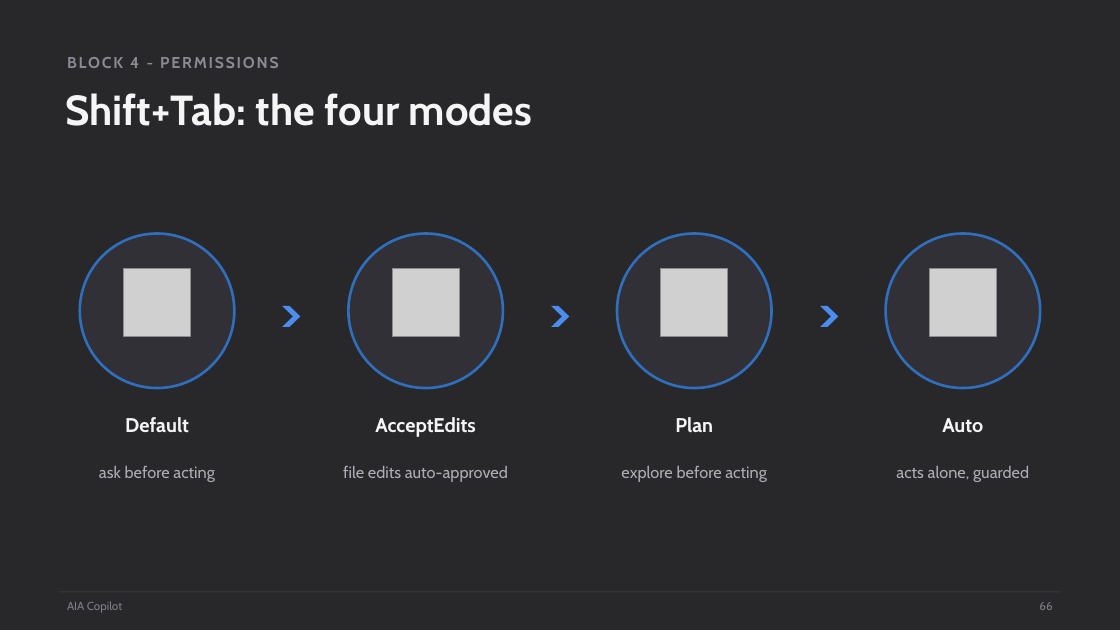
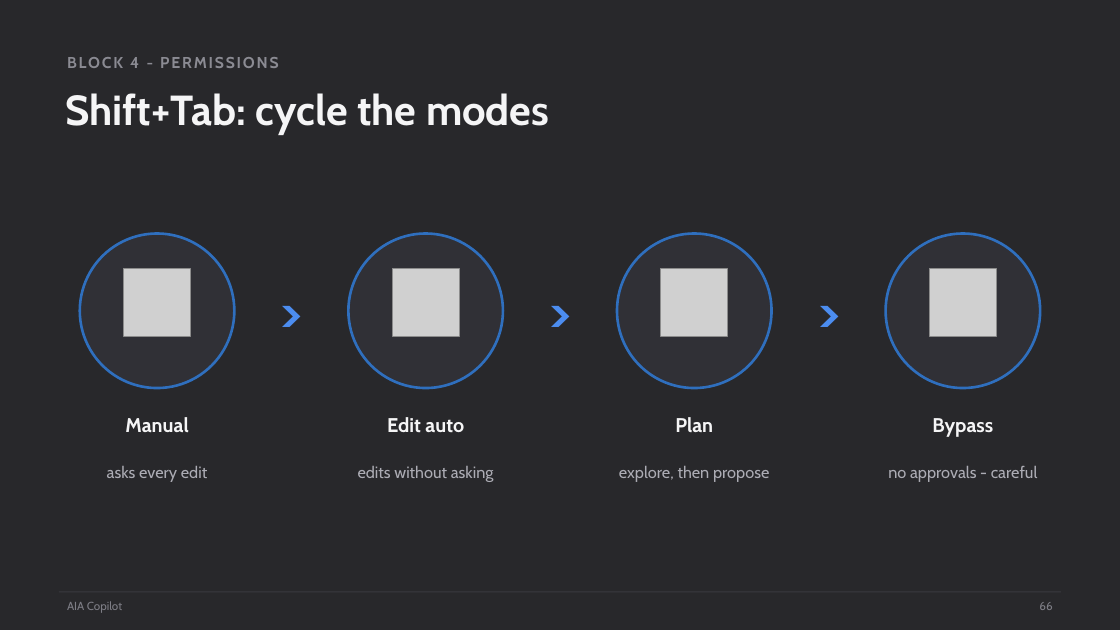
Before and after one commit to scottrhay/AIA-ClaudeCopilot, a slide deck: slide 66 of claude-code-3day/slides/Day1_Claude_Code_Fundamentals.pptx. Drawn at 1120x630 pixels with LibreOffice and Linux fonts; fonts in the diff are those of the drawing; grey boxes stand for pictures. Boxes give left, top, right and bottom in pixels: in the first picture for what was removed or moved away, otherwise in the second. Text is boxed around its words. In the diff, an @@ line names an element or a change of style, - is before the commit and + after.

```diff
--- a/claude-code-3day/slides/Day1_Claude_Code_Fundamentals.pptx
+++ b/claude-code-3day/slides/Day1_Claude_Code_Fundamentals.pptx
@@ text at [65, 93, 549, 135]: text changed @@
-Shift+Tab: the four modes
+Shift+Tab: cycle the modes
@@ text at [125, 417, 188, 433]: text changed @@
-Default
+Manual
@@ text at [387, 417, 464, 433]: text changed @@
-AcceptEdits
+Edit auto
@@ text at [932, 418, 993, 437]: text changed @@
-Auto
+Bypass
@@ text at [107, 466, 207, 482]: text changed @@
-ask before acting
+asks every edit
@@ text at [358, 466, 494, 482]: text changed @@
-file edits auto-approved
+edits without asking
@@ text at [619, 466, 769, 482]: text changed @@
-explore before acting
+explore, then propose
@@ text at [888, 466, 1038, 482]: text changed @@
-acts alone, guarded
+no approvals - careful
```
Also in this commit, not shown: 2 other slides changed, 4 other files.
